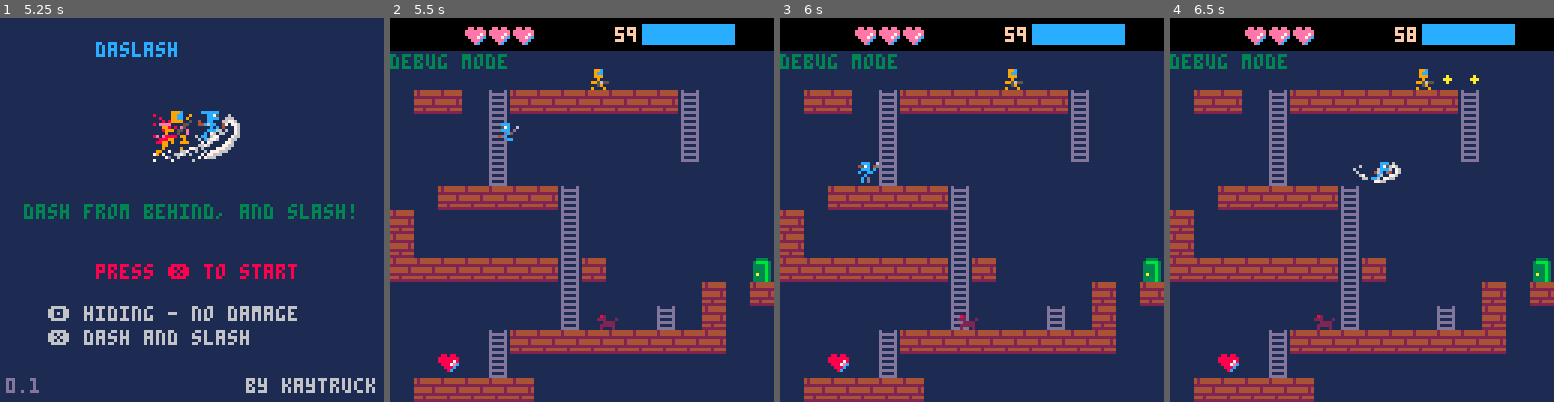
Above: before the commit, frames 1-4 (left to right).
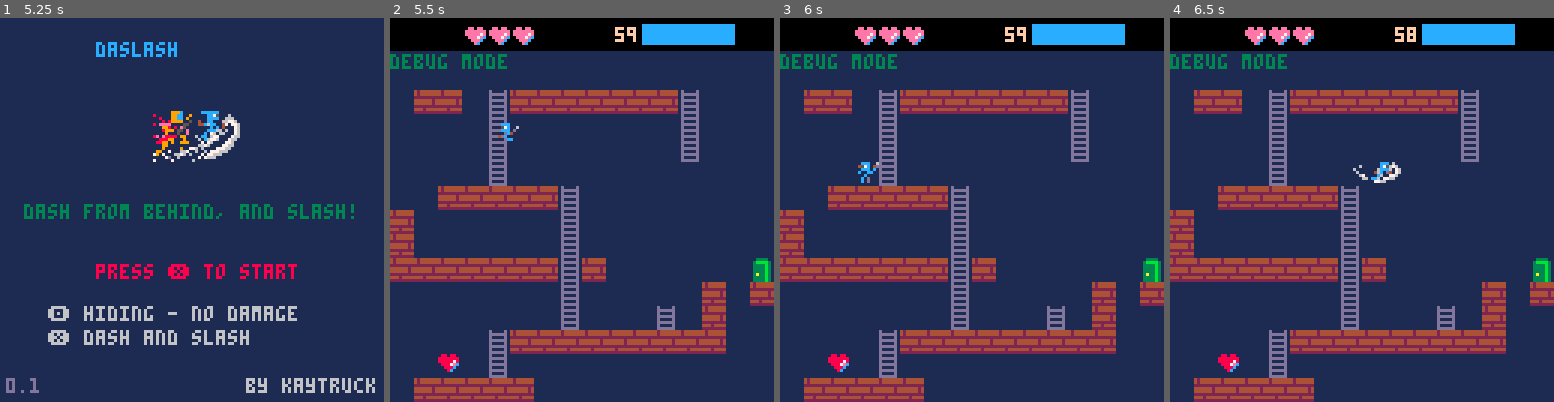
Above: after the commit, the same moments.

Repository: kaytruck/daslash
Game: PICO-8 cartridge daslash.p8
The game is run twice, just before and just after one commit, with the same random seed, the same clock (stepped at 60 frames per second) and the same inputs.
Inputs:
- Up to frame 1 (5.25 s): tap X (X key) at 0.33, 1.07, 1.85, 2.97, 4.08, 5.2 s; tap O (Z key) at 0.7, 1.7, 2.1, 2.5, 2.9, 3.3, 3.7, 4.1, 4.5, 4.9 s; hold Right 1.6-2.1 s; hold Up 2.15-2.42 s; hold Right 2.47-3.03 s; hold Left 3.08-3.58 s; hold Down 3.63-3.97 s; hold Right 4.02-4.68 s; hold Up 4.73-5.03 s; hold Left from 5.08 s (still down)
- Up to frame 2 (5.5 s): keep holding Left; tap O (Z key) at 5.3 s
- Up to frame 3 (6 s): release Left at 5.68 s; tap O (Z key) at 5.7 s; hold Down from 5.73 s (still down)
- Up to frame 4 (6.5 s): release Down at 6.03 s; hold Right from 6.08 s (still down); tap O (Z key) at 6.1 s; tap X (X key) at 6.32 s

Frame 1 is identical in both runs. In frame 2, 0.2% of the frame differs, in the area x 52-60%, y 13-82%; in frame 3, 0.2%; in frame 4, 0.3%, in the area x 37-81%, y 13-82%.

Commit message:
debugモードで敵を出現させない

Diff:
--- a/main_init.lua
+++ b/main_init.lua
@@ -17,7 +17,6 @@
 	score = 0
 	map_func = {}
 	explode_pnts = {}
-	-- shots = {}
 	-- window limits
 	window_l = 0
 	window_r = 128
@@ -32,8 +31,8 @@
 	shake_intensity_hit = 1
 	-- player
 	player = create_player()
-	-- stage
-	stage = init_stage(create_stage_1())
+	-- enemies
+	enemies = {}
 	-- items
 	init_item(map_func)
 
@@ -46,7 +45,9 @@
 	player.x = stage.p_x
 	player.y = stage.p_y
 	-- enemies
-	enemies = stage.enemies
+	if not debug then
+		enemies = stage.enemies
+	end
 	-- life time
 	life_time = stage.life_time
 
--- a/main_update.lua
+++ b/main_update.lua
@@ -1,10 +1,12 @@
 -- update
 function update_title()
 	if btnp(5) then
+		stage = init_stage(create_stage_1())
 		_update = update_gaming
 		_draw = draw_gaming
 	elseif btnp(4) then
 		debug = true
+		stage = init_stage(create_stage_1())
 		_update = update_gaming
 		_draw = draw_gaming
 	end
